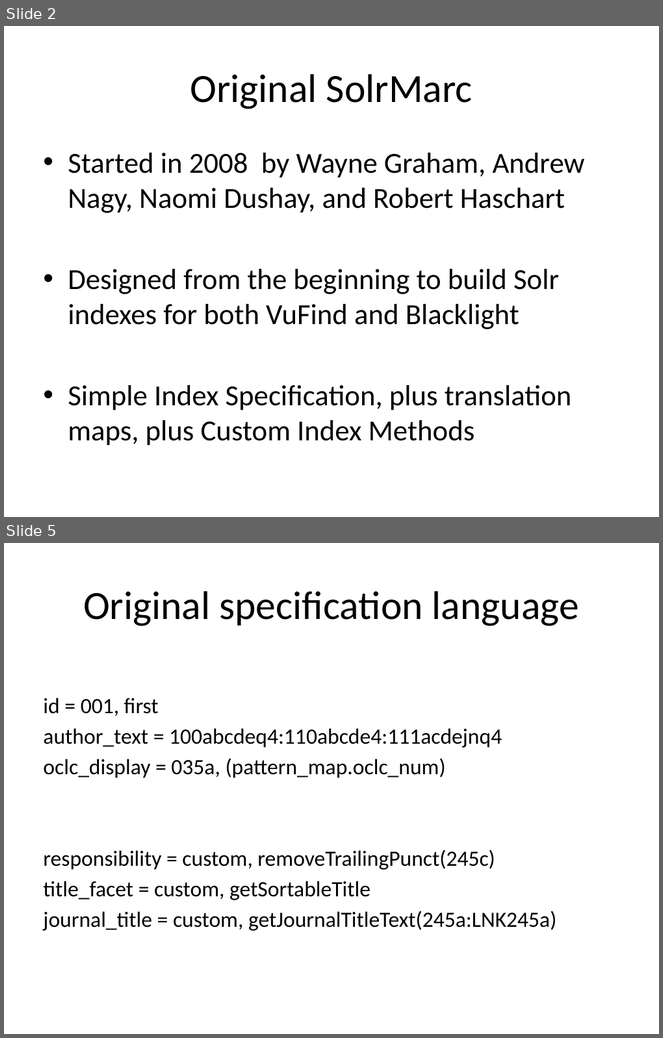
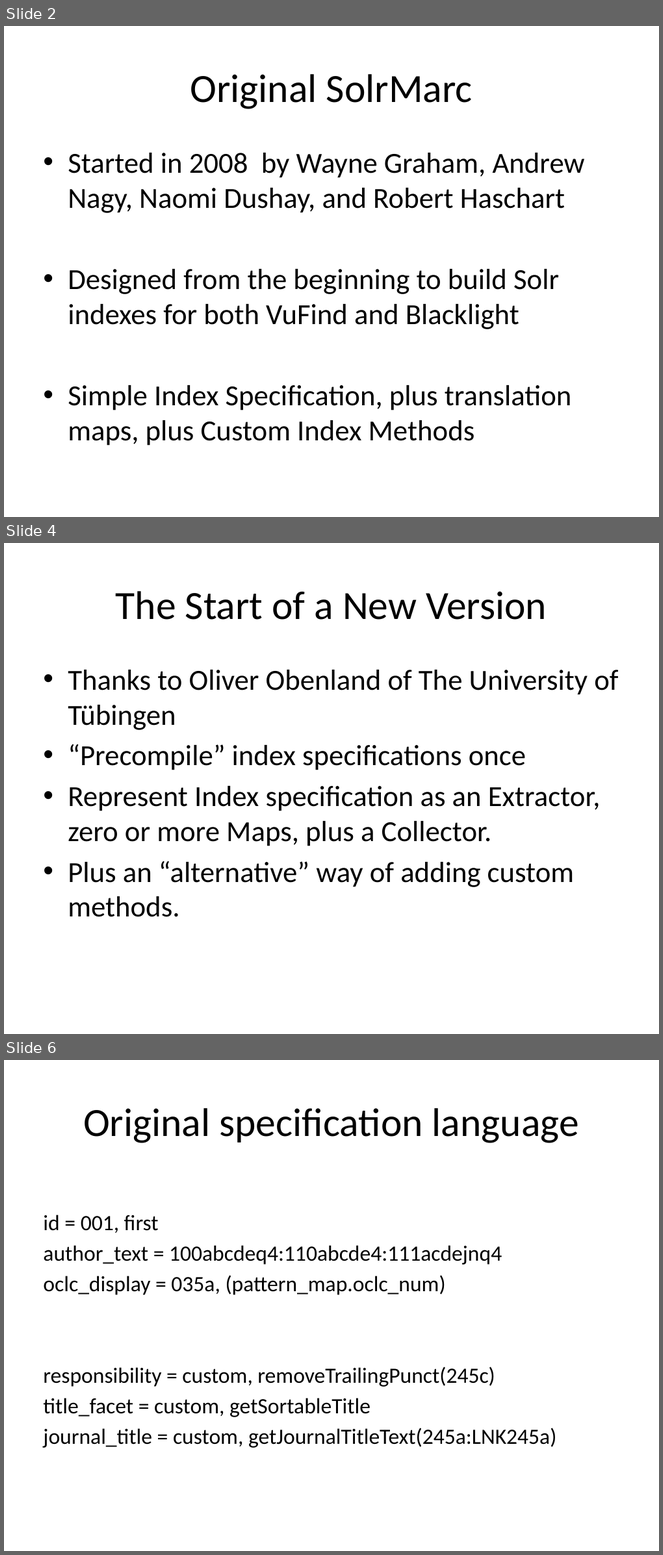
Before and after one commit to solrmarc/solrmarc, a slide deck: New Release of SolrMarc.pptx. Shown one above the other, each under a label of ours: slides 2 and 5 before the commit, slides 2, 4 and 6 after it; the slides between them are not shown. The pictures are 663x1038 and 663x1555 pixels, drawn with LibreOffice and Linux fonts; fonts in the diff are those of the drawing. Boxes give left, top, right and bottom in pixels: in the first picture for what was removed or moved away, otherwise in the second. Text is boxed around its words. In the diff, an @@ line names an element or a change of style, - is before the commit and + after.

```diff
--- a/New Release of SolrMarc.pptx
+++ b/New Release of SolrMarc.pptx
@@ slide 4 added at bbox=[4, 543, 659, 1034], background #E6E6D8 @@
@@ title added at bbox=[116, 591, 547, 620], 44 pt, text #000000 @@
+The Start of a New Version
@@ text added at bbox=[68, 670, 618, 917], 32 pt, text #000000 @@
+• Thanks to Oliver Obenland of The University of Tübingen
+• “Precompile” index specifications once
+• Represent Index specification as an Extractor, zero or more Maps, plus a Collector.
+• Plus an “alternative” way of adding custom methods.
@@ what was slide 5 is now slide 6 @@
```
Also in this commit, not shown: 12 slides changed, 3 other slides added.
